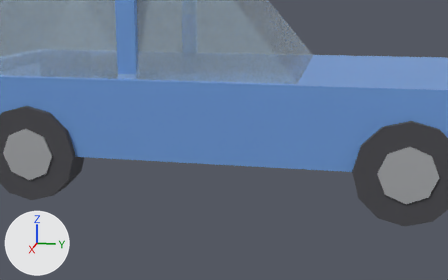
An edit to the glTF model assets/models/outdoor/car_hatchback_blue.glb, drawn before and after from the same camera.
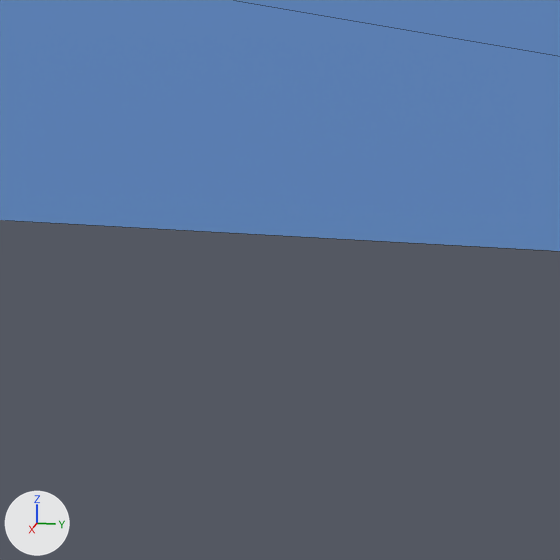
The first picture shows the older version from a 50 mm lens placed at (4.433, 0.838, 1.35), pointed at (-0.046, -0.058, 0.23). The close-ups show the older and then the newer version on the part from 41% to 61% of the width and 45% to 78% of the height of that picture. Only the edits that show in the close-ups are written down. Every picture has the same lights, and +X, +Y and +Z are marked at lower left. The close-ups show mesh edges as thin lines. Where no turn or scale is listed for an object, it has been applied to the vertices.

In view in the first close-up: 'body'.
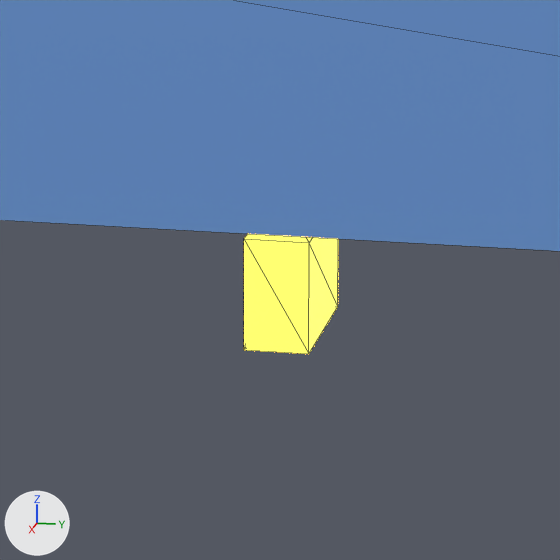
Changed parts and their boxes (x1, y1, x2, y2) in the close-ups (560 x 560 px):
'haz_rr', added (yellow)
    after: (244, 234, 338, 354)

What the commit changed:
Material 'hazard' (mat_hazard) is new.
Its base color is (1.0, 0.62, 0.05) (yellow #ffce3f).
Its roughness is 0.3.
Its emission color is (1.0, 0.62, 0.05) (yellow #ffce3f).
Its emission strength is 3.0.
Mesh me_haz_rr is new.
It is a box spanning x -0.9..-0.7, y 1.93..2.01, z -0.69..-0.55.
It uses material mat_hazard (yellow #ffce3f, glowing yellow #ffce3f).
Object 'haz_rr' (ob_haz_rr) is new; it shows me_haz_rr.
Its location is (0.8, -1.97, 0.62).
